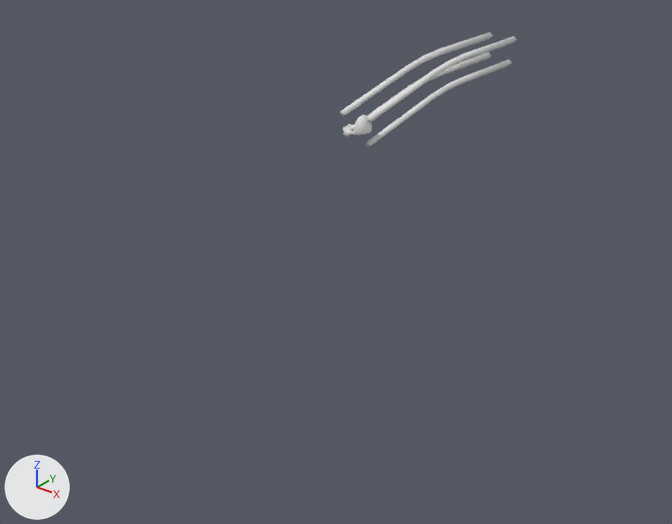
The FBX model Assets/Prefabs/FBX/Rail4.fbx as it was, and as the next commit left it.
The view is the same before and after, from a 50 mm camera at (3.91, -5.13, 2.05) aimed at (-0.04, -0.19, -1.01). Arrows for +X, +Y and +Z are at lower left; the lights stay in place. Where no turn or scale is listed for an object, it has been applied to the vertices.

The first picture shows 'Rail'.
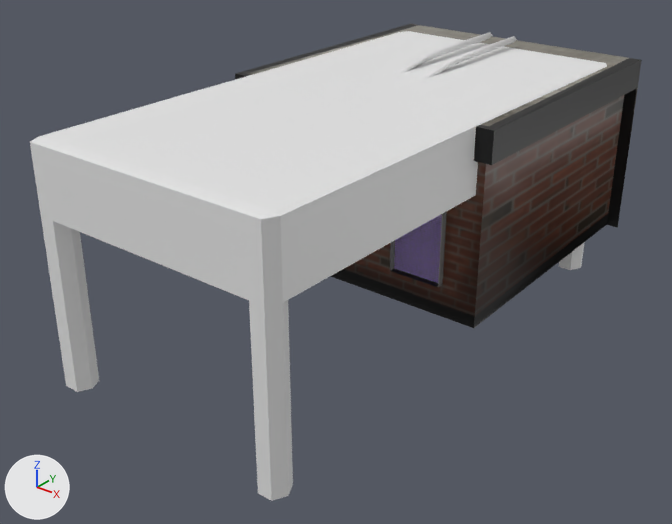
Where the change shows, as pixel boxes [x1, y1, x2, y2] in the pictures (672 x 524 px):
'TableLegs', added: after [30, 31, 607, 501]
'Wall', added: after [235, 24, 642, 328]
'Venetian_slats.001', added (purple): after [394, 215, 442, 282]
'Venetian_base.001', added: after [394, 267, 438, 283]
'Rail', unchanged, covered by the edit: before [340, 32, 517, 147]; after [395, 32, 517, 79]

Edits to the bpy script that builds the scene:
```text
Add img_railsfull_png:
    img_railsfull_png = load_image('RailsFull.png', '../../Textures/RailsFull.png', 2048, 2048, 'sRGB')
Add mat_plastic_venetian_material_002:
    mat_plastic_venetian_material_002 = principled_material('Plastic_venetian_material.002')
    mat_plastic_venetian_material_002.base_color = (0.616, 0.435, 1.0)  # purple #ceb0ff
    mat_plastic_venetian_material_002.roughness = 0.4
Add mat_material_001:
    mat_material_001 = principled_material('Material.001')
    mat_material_001.texture = img_railsfull_png
Add me_venetian_base_002:
    me_venetian_base_002.from_pydata(...)  # a box spanning x -0.249..0.249, y -0.01..0.01, z -0.003..0.0
    me_venetian_base_002.materials.append(mat_plastic_venetian_material_002)  # purple #ceb0ff
Add me_plane:
    me_plane.from_pydata(...)  # 44 vertices, 34 faces; spans x -1.12..1.16, y -0.1..2.27, z -1.25..0.23
    me_plane.materials.append(mat_material_001)  # picture img_railsfull_png
Add me_venetian_slats_002:
    me_venetian_slats_002.from_pydata(...)  # 2160 vertices, 1296 faces; spans x -0.249..0.249, y -0.01..0.01, z -0.793..0.0
    me_venetian_slats_002.materials.append(mat_plastic_venetian_material_002)  # purple #ceb0ff
Add me_cube:
    me_cube.from_pydata(...)  # 124 vertices, 138 faces; spans x -1.0..1.0, y -2.02..2.02, z -1.52..0.26
Add ob_venetian_base_001:
    ob_venetian_base_001 = bpy.data.objects.new('Venetian_base.001', me_venetian_base_002)
    ob_venetian_base_001.location = (0.599, -0.013, -1.005)
Add ob_wall:
    ob_wall = bpy.data.objects.new('Wall', me_plane)
    ob_wall.location = (0.0, 0.0, 0.0)
Add ob_venetian_slats_001:
    ob_venetian_slats_001 = bpy.data.objects.new('Venetian_slats.001', me_venetian_slats_002)
    ob_venetian_slats_001.location = (0.599, -0.013, -0.214)
Add ob_tablelegs:
    ob_tablelegs = bpy.data.objects.new('TableLegs', me_cube)
    ob_tablelegs.location = (0.025, -0.039, -0.01)
```
